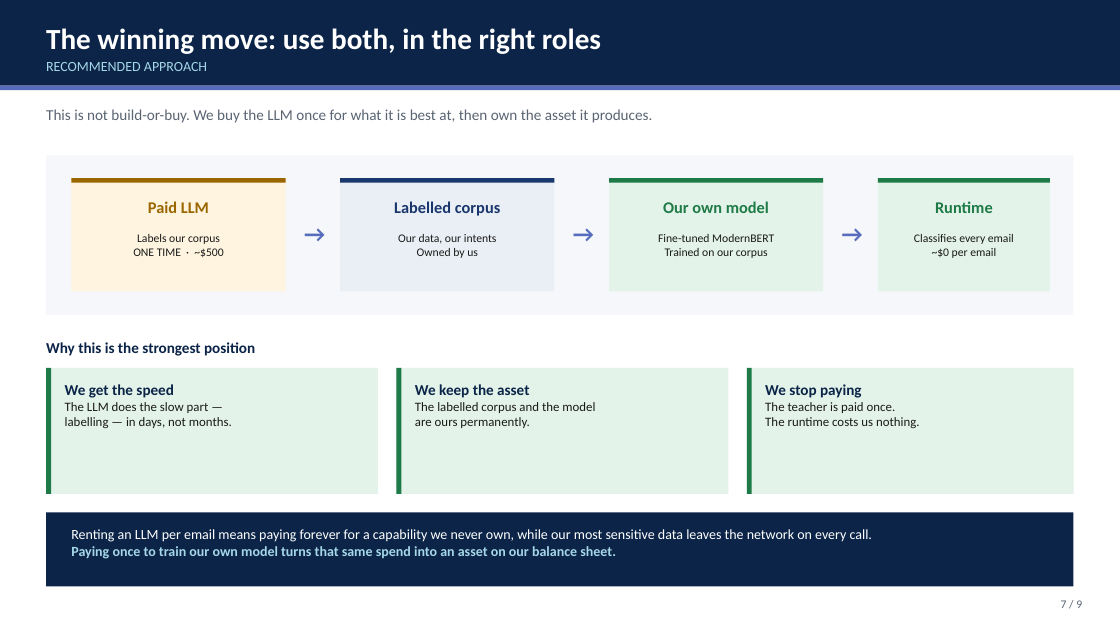
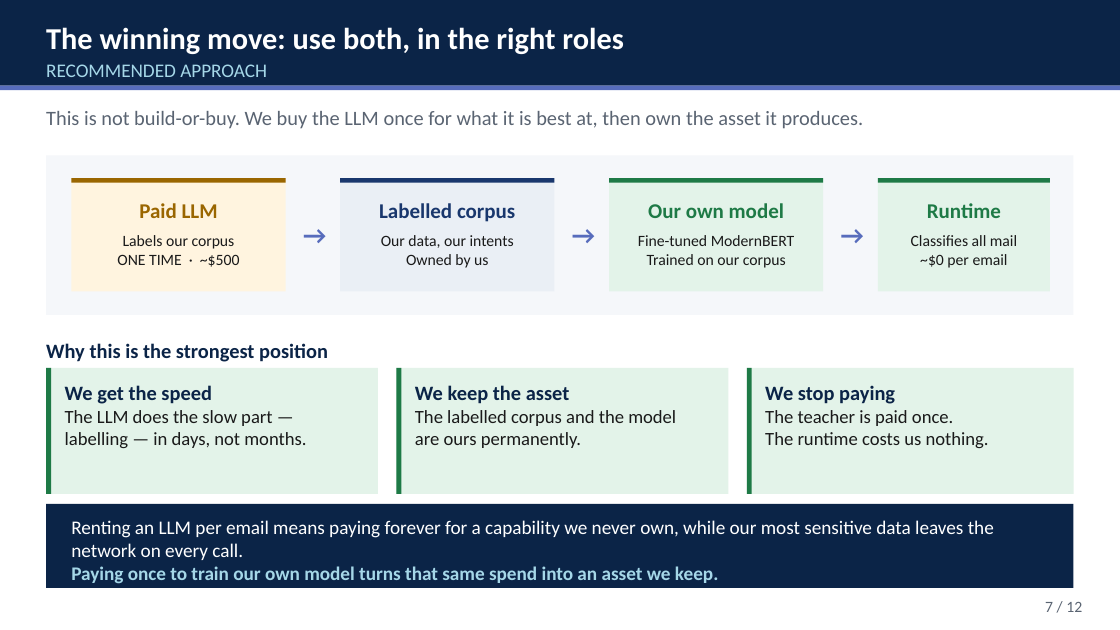
Before and after one commit to orapeasant/emailintent, a slide deck: slide 7 of docs/email_intent_briefing.pptx. Drawn at 1120x630 pixels with LibreOffice and Linux fonts; fonts in the diff are those of the drawing. Boxes give left, top, right and bottom in pixels: in the first picture for what was removed or moved away, otherwise in the second. Text is boxed around its words. In the diff, an @@ line names an element or a change of style, - is before the commit and + after.

```diff
--- a/docs/email_intent_briefing.pptx
+++ b/docs/email_intent_briefing.pptx
@@ title "The winning move: use both, ..." at [46,27,623,54]: size 25 to 26 pt @@
@@ text "RECOMMENDED APPROACH" at [46,64,267,77]: size 12 to 16.5 pt @@
@@ text "This is not build-or-buy. We ..." at [46,111,864,129]: size 13 to 17.5 pt @@
@@ size 14 to 18 pt in 4 elements at [139,203,218,218], [379,203,515,222], [648,203,784,218], [927,203,1001,218] @@
@@ size 10 to 13.5 pt in 3 elements at [117,235,240,267], [381,235,514,268], [638,235,795,268] @@
@@ size 20 to 22 pt in 3 elements at [296,217,334,250], [565,217,602,250], [833,217,871,250] @@
@@ text at [911,235,1017,246]: text changed; size 10 to 13.5 pt @@
-Classifies every email
+Classifies all mail
@@ text at [920,254,1008,268]: size 10 to 13.5 pt in "~$0 per email" @@
@@ text "Why this is the strongest ..." at [46,343,328,362]: size 13 to 17.5 pt @@
@@ text "We get the speed" at [65,385,306,448]: size 13 to 17.5 pt in "We get the speed"; size 11 to 16 pt in "The LLM does the slow part —", "labelling — in days, not months." @@
@@ text "We keep the asset" at [415,385,676,448]: size 13 to 17.5 pt in "We keep the asset"; size 11 to 16 pt in "The labelled corpus and the model", "are ours permanently." @@
@@ text "We stop paying" at [765,385,989,448]: size 13 to 17.5 pt in "We stop paying"; size 11 to 16 pt in "The teacher is paid once.", "The runtime costs us nothing." @@
@@ rectangle: place and size @@
-rectangle at [46,513,1074,586]
+rectangle at [46,504,1074,588]
@@ text at [71,520,994,560]: size 12 to 16.5 pt in "Renting an LLM per email means paying ..." @@
@@ text "Renting an LLM per email ...": place and size @@
-text "Renting an LLM per email ..." at [71,529,872,559]
+text "Renting an LLM per email ..." at [71,520,994,584]
@@ text at [71,566,718,584]: text changed; size 12 to 16.5 pt @@
-Paying once to train our own model turns that same spend into an asset on our balance sheet.
+Paying once to train our own model turns that same spend into an asset we keep.
@@ text at [1045,602,1082,612]: text changed; size 10 to 13.5 pt @@
-7 / 9
+7 / 12
```
Also in this commit, not shown: 8 other slides changed, 3 slides added, 2 other files.
